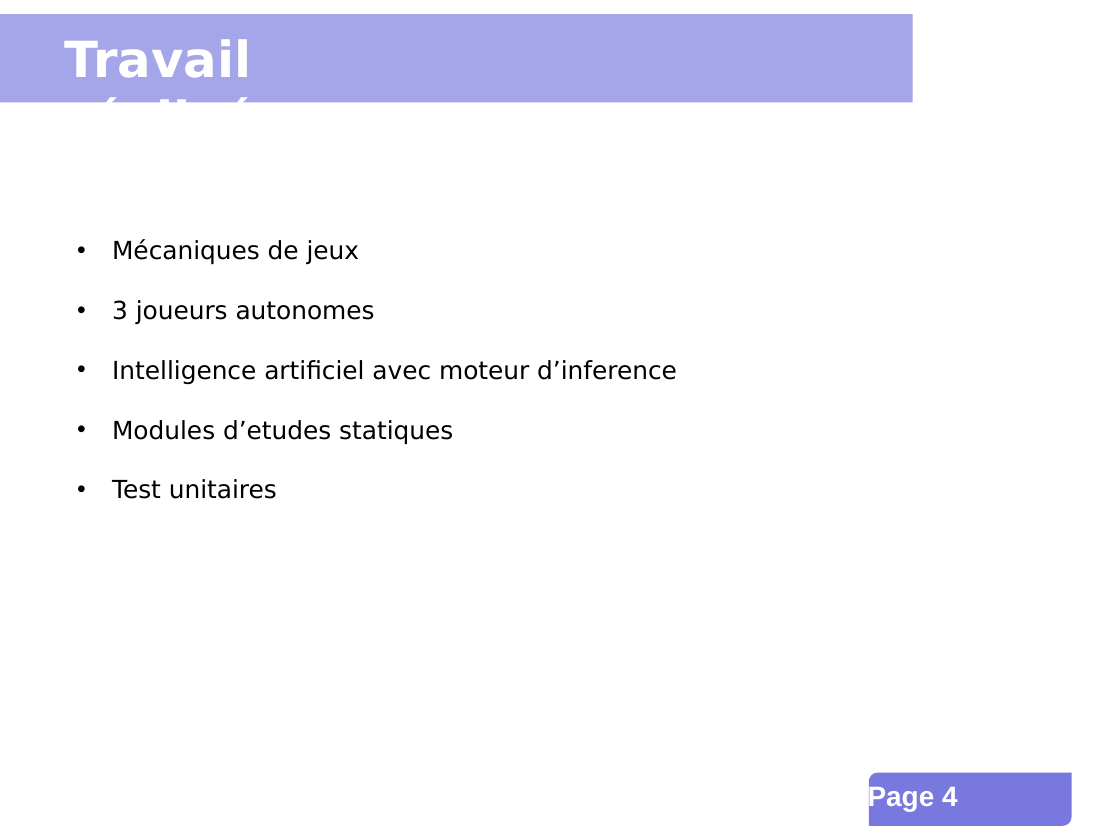
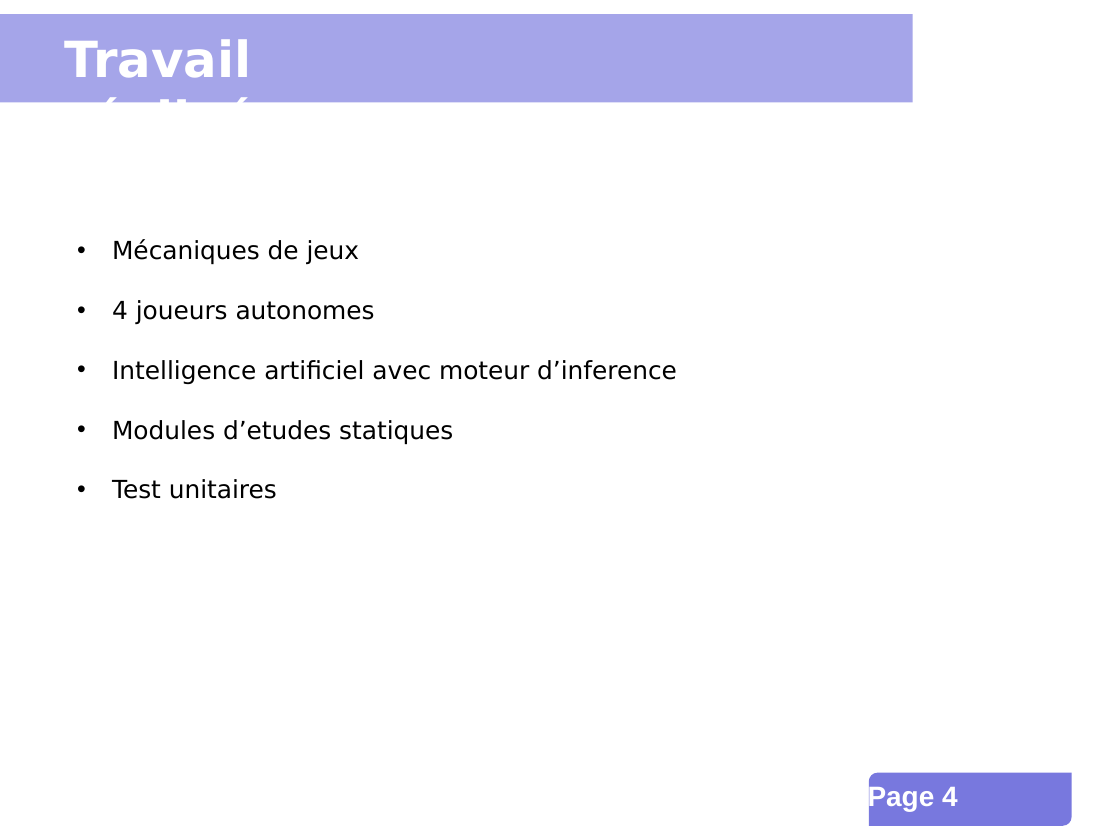
Before and after one commit to INSA-4IF-H4404-2013-2014/Connect-Four, a slide deck: slide 4 of presentation.ppt. Drawn at 1120x840 pixels with LibreOffice and Linux fonts; fonts in the diff are those of the drawing; background and template pictures are left out. Boxes give left, top, right and bottom in pixels: in the first picture for what was removed or moved away, otherwise in the second. Text is boxed around its words. In the diff, an @@ line names an element or a change of style, - is before the commit and + after.

```diff
--- a/presentation.ppt
+++ b/presentation.ppt
@@ text at [112,300,375,324]: text changed @@
-• 3 joueurs autonomes
+• 4 joueurs autonomes
```
Also in this commit, not shown: 3 other slides changed.
